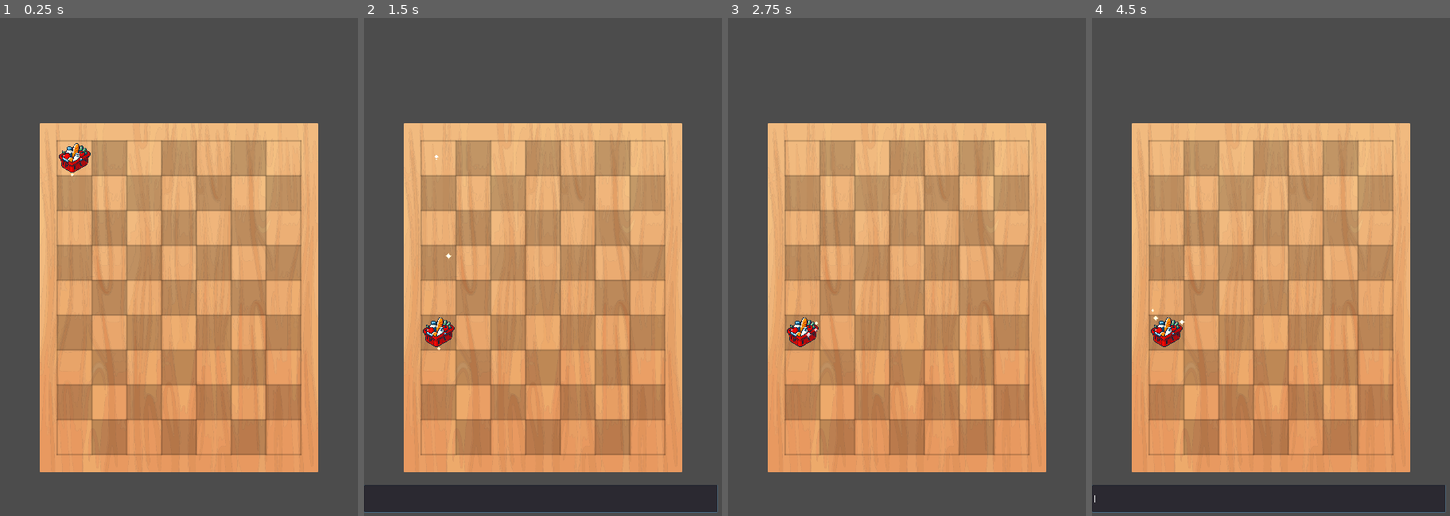
Above: before the commit, frames 1-4 (left to right).
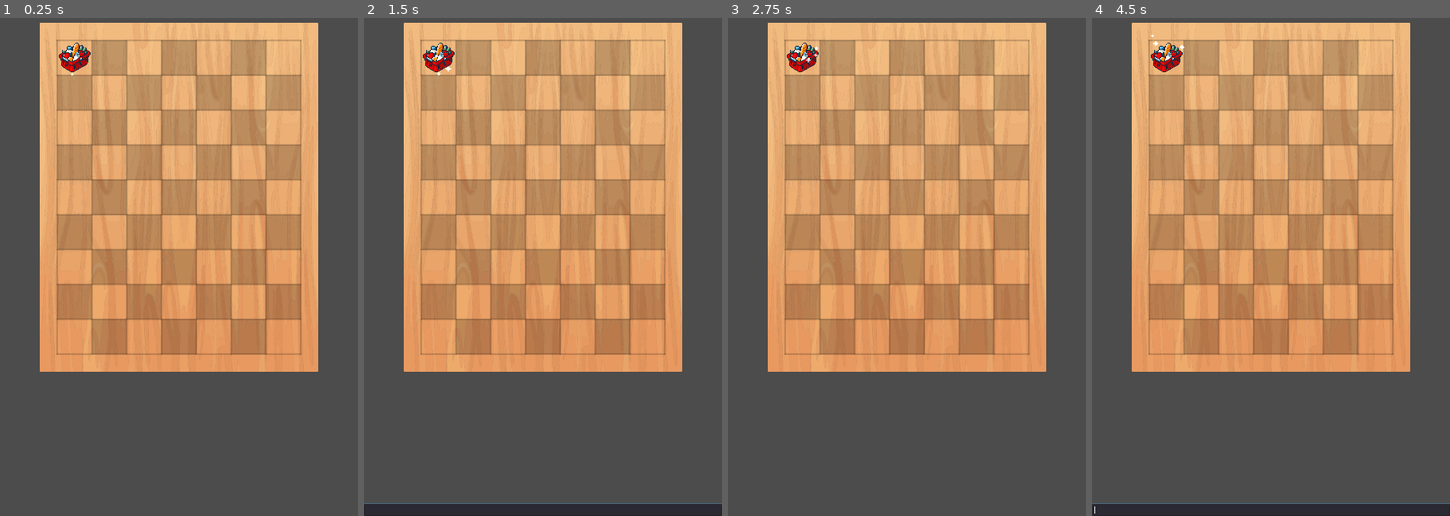
Above: after the commit, the same moments.

Repository: NWERICKSASAKI/Merge_Game
Game: Godot game, scene res://scenes/MainBoard.tscn
Two runs of this game, one before a commit and one after it. Both use one fixed random seed, a clock stepped at 60 frames per second and the inputs below.
Inputs (mouse positions are in pixels of both pictures, inside the frame that each line leads up to):
- Up to frame 1 (0.25 s): no input
- Up to frame 2 (1.5 s): tap Enter (ui_accept) at 0.5 s; drag from (439, 157) to (439, 331) at 0.52 s; drag from (439, 192) to (439, 366) at 1.27 s
- Up to frame 3 (2.75 s): tap Enter (ui_accept) at 2 s; move the mouse to (803, 227) at 2.02 s; click (803, 227) at 2.17 s
- Up to frame 4 (4.5 s): drag from (1167, 262) to (1202, 157) at 2.77 s; drag from (1167, 296) to (1288, 197) at 3.52 s; tap Enter (ui_accept) at 4.25 s; drag from (1167, 157) to (1167, 401) at 4.27 s

The runs differ from the first frame. In frame 1, 59% of the frame differs, in the area x 11-89%, y 0-92%; in frame 2, 64%; in frame 3, 59%; in frame 4, 64%, in the area x 0-100%, y 0-100%.

Commit message:
Centralização Layout

Diff:
--- a/scenes/MainBoard.tscn
+++ b/scenes/MainBoard.tscn
@@ -4,21 +4,45 @@
 [ext_resource path="res://assets/bg/board_bg.svg" type="Texture" id=2]
 [ext_resource path="res://scripts/MainBoard.gd" type="Script" id=3]
 
-[node name="MainBoard" type="Node2D"]
+[node name="SceneControl" type="Control"]
+anchor_left = 0.5
+anchor_top = 0.5
+anchor_right = 0.5
+anchor_bottom = 0.5
+margin_left = -360.0
+margin_top = -640.0
+margin_right = 360.0
+margin_bottom = 640.0
+mouse_filter = 2
+
+[node name="ItensBoard" type="Control" parent="."]
+anchor_left = 0.5
+anchor_top = 0.5
+anchor_right = 0.5
+anchor_bottom = 0.5
+margin_left = -280.0
+margin_top = -350.0
+margin_right = 280.0
+margin_bottom = 350.0
+mouse_filter = 2
+input_pass_on_modal_close_click = false
 script = ExtResource( 3 )
-
-[node name="ItensBoard" type="Node2D" parent="."]
-z_index = 1
 
 [node name="Sprite" type="Sprite" parent="ItensBoard"]
 texture = ExtResource( 2 )
 centered = false
-offset = Vector2( -35, -35 )
+
+[node name="ItensBoard" type="Node2D" parent="ItensBoard"]
+z_index = 1
 
 [node name="cheat_input" type="LineEdit" parent="."]
-margin_top = 1218.0
-margin_right = 711.0
-margin_bottom = 1272.0
+anchor_left = 0.5
+anchor_top = 1.0
+anchor_right = 0.5
+anchor_bottom = 1.0
+margin_left = -360.0
+margin_top = -24.0
+margin_right = 360.0
 caret_blink = true
 caret_blink_speed = 0.5
 script = ExtResource( 1 )
--- a/scripts/Global.gd
+++ b/scripts/Global.gd
@@ -5,8 +5,8 @@
 const RESOLUTION = Vector2(720,1280)
 const CELL_SIZE = 70 # pixels
 onready var CELL_OFFSET = Vector2(CELL_SIZE,CELL_SIZE)/2
-onready var left_margin_board = ( RESOLUTION[0] - TILES_X * CELL_SIZE ) / 2
-onready var upper_margin_board = ( RESOLUTION[1] - TILES_X * CELL_SIZE ) / 1.5
+onready var left_margin_board = 35#( RESOLUTION[0] - TILES_X * CELL_SIZE ) / 2
+onready var upper_margin_board = 35#( RESOLUTION[1] - TILES_X * CELL_SIZE ) / 1.5
 onready var margins_board = Vector2( left_margin_board , upper_margin_board )
 # BOARD
 # X : 70 x 7 = 490
@@ -14,4 +14,4 @@
 # Y : 70 x 9 = 630
 
 func _ready():
-	print(left_margin_board)
+	pass
--- a/scripts/Item.gd
+++ b/scripts/Item.gd
@@ -1,6 +1,6 @@
 extends Area2D
 
-const MIN_DIST_TO_DRAG = 30
+const MIN_DIST_TO_DRAG = 20
 
 var group = 0
 var level = 1
@@ -22,6 +22,7 @@
 onready var MergingParticles = $MergingParticles
 onready var svg = $svg
 onready var Tween_node = $Tween_node
+onready var Get_parent = get_parent()
 
 
 func _ready():
@@ -81,7 +82,7 @@
 		var rand_item_l = int(rand_item[1])
 		item._set_item(rand_item_g,rand_item_l)
 
-		var final_pos = _ID_to_global_position(ID)
+		var final_pos = _ID_to_pos(ID)
 		item._created_item_animation(item.ID,final_pos)
 	else:
 		print("SEM ESPAÇO DISPONÍVEL")
@@ -107,7 +108,6 @@
 func _update_img():
 	var g = str(group).pad_zeros(2)
 	var l = str(level).pad_zeros(2)
-	#var t = "g" if generator else "s"
 	var path = "res://assets/itens/" + g + "/" + l + ".svg"
 	var dir = Directory.new()
 	modulate = Color(1,1,1,1)
@@ -139,25 +139,27 @@
 
 
 func _mousepos_to_ID(mouse_pos:Vector2) -> Vector2:
-	return (mouse_pos - Global.margins_board)/Global.CELL_SIZE
-
-func _ID_to_global_position(tile_Vector2:Vector2)->Vector2:
+	var v = (mouse_pos - Global.margins_board)/Global.CELL_SIZE
+	var rounded_v = Vector2( round(v.x) , round(v.y) )
+	return rounded_v
+
+func _ID_to_pos(tile_Vector2:Vector2)->Vector2:
 	return Global.CELL_SIZE * tile_Vector2 + Global.CELL_OFFSET
 
 func _move_to(to_ID:Vector2, from_this_pos=0) -> void:
 	on_animation = true
 	if from_this_pos is int:
-		from_this_pos = global_position - Global.margins_board
+		from_this_pos = position#global_position - Global.margins_board
 	ID = to_ID
-	var new_global_position = _ID_to_global_position(to_ID)
+	var new_global_position = _ID_to_pos(to_ID)
 	Tween_node.interpolate_property(self,"position",from_this_pos, new_global_position, 0.15, Tween.TRANS_LINEAR, Tween.EASE_IN_OUT)
 	Tween_node.start()
 
 func _move_and_merge_to(to_ID:Vector2) -> void:
 	on_animation = true
-	var from_this_pos = global_position - Global.margins_board
+	var from_this_pos = position#global_position - Global.margins_board
 	ID = to_ID
-	var new_global_position = _ID_to_global_position(to_ID)
+	var new_global_position = _ID_to_pos(to_ID)
 	Tween_node.interpolate_property(self,"position",from_this_pos, new_global_position, 0.2, Tween.TRANS_QUAD, Tween.EASE_IN)
 	Tween_node.interpolate_property(self,"scale",Vector2(1,1),Vector2(0,0), 0.2, Tween.TRANS_QUAD, Tween.EASE_IN)
 	Tween_node.interpolate_property(self,"modulate",Color(1,1,1,1),Color(1,1,1,0), 0.2, Tween.TRANS_QUAD, Tween.EASE_IN)
@@ -166,8 +168,8 @@
 func _created_item_animation(to_ID:Vector2=ID, from_this_pos=0):
 	Tween_node.stop_all()
 	if from_this_pos is int: #  se nao definido uma posicao inicial
-		from_this_pos = global_position - Global.margins_board # sua posição atual
-	var final_global_position = _ID_to_global_position(to_ID)
+		from_this_pos = position#global_position - Global.margins_board # sua posição atual
+	var final_global_position = _ID_to_pos(to_ID)
 	if final_global_position == from_this_pos: # se pos inicial = pos final
 		pass
 	else:
@@ -206,18 +208,18 @@
 	if event is InputEventMouseButton and not on_animation:
 		if event.pressed:
 			if !mouse_down_on_item:
-				mouse_pos_when_was_pressed = get_global_mouse_position()
+				mouse_pos_when_was_pressed = Get_parent.to_local(get_global_mouse_position())
 			item_manager.selected_item_ID = ID
 			mouse_down_on_item = true
 			set_process(true)
-			var selected = item_manager.selected_item_ID
+			selected = item_manager.selected_item_ID
 
 			# TODO - item pickado esteja sempre na frente de todos
 		elif not event.pressed and item_manager.selected_item_ID == ID:
 			has_been_dragged = false
 			mouse_down_on_item = false
-			var pos = global_position - Vector2(Global.left_margin_board, Global.upper_margin_board)
-			if pos == _ID_to_global_position(ID):
+			var pos = position #- Vector2(Global.left_margin_board, Global.upper_margin_board)
+			if pos == _ID_to_pos(ID):
 				if generator:
 					_generate()
 	get_tree().set_input_as_handled()
@@ -226,16 +228,15 @@
 func _process(delta):
 #	if not on_animation:
 	if tile_has_item:
-		var mouse_pos = get_global_mouse_position()
-		var g_positon = mouse_pos
-		var tile_above_index = _mousepos_to_ID(g_positon)
+		var mouse_pos = Get_parent.to_local(get_global_mouse_position())
+		var tile_above_index = _mousepos_to_ID(mouse_pos)
 		var target = item_manager._get_item(tile_above_index)
 		if mouse_down_on_item:
 			if has_been_dragged == false:
-				if get_global_mouse_position().distance_to(mouse_pos_when_was_pressed) >= MIN_DIST_TO_DRAG:
+				if mouse_pos.distance_to(mouse_pos_when_was_pressed) >= MIN_DIST_TO_DRAG:
 					has_been_dragged = true
 			else:
-				global_position = g_positon
+				position = mouse_pos
 				if target:
 					if _can_merge(target):
 						target.CanMergeParticles.emitting = true
--- a/scripts/Item_Manager.gd
+++ b/scripts/Item_Manager.gd
@@ -23,14 +23,12 @@
 
 func _update_itens_in_empty_list_after_swap(obj1,obj2):
 	if obj1.tile_has_item==false or obj2.tile_has_item==false: # swap with empty tile
-		var ID1 = obj1.ID # had the item - now is empty
+		var ID1 = obj1.ID # had the item ( now is empty )
 		var ID2 = obj2.ID # have the item
 		# registering the empty tile
 		empty_itens_list.erase(ID1)
-		print('empty_itens_list.erase(ID2)',ID1)
 		# registering the item tile
 		empty_itens_list.append(ID2)
-		print('empty_itens_list.append',ID2)
 		return
 
 func _get_nearest_empty_tile(ID:Vector2) -> Vector2:
--- a/scripts/MainBoard.gd
+++ b/scripts/MainBoard.gd
@@ -1,4 +1,4 @@
-extends Node2D
+extends Control
 
 var item_scene = preload("res://scenes/Item.tscn")  # Carrega a peça
 var itens_config = []
@@ -13,10 +13,9 @@
 func _ready():
 	itens_config = load_itens_config_in_csv()
 	_create_grid()
-
 	$ItensBoard.position.x = Global.left_margin_board
 	$ItensBoard.position.y = Global.upper_margin_board
-	$cheat_input.item_manager = item_manager
+	get_parent().get_node("cheat_input").item_manager = item_manager
 
 func _create_grid():
 	for x in range(TILES_X):
Not shown, changed: project.txt
